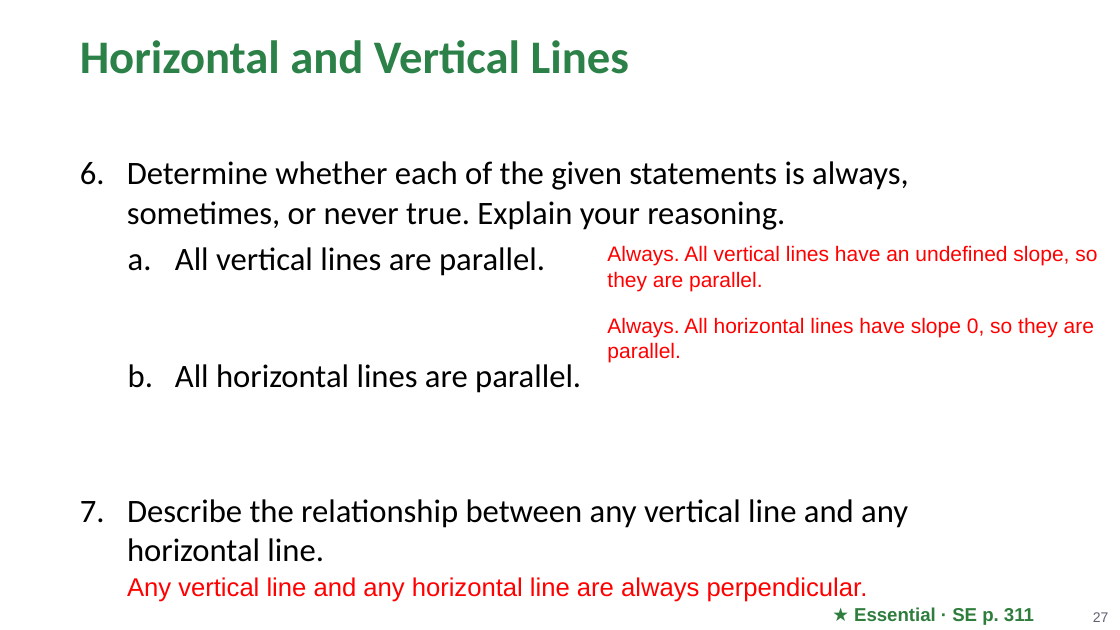
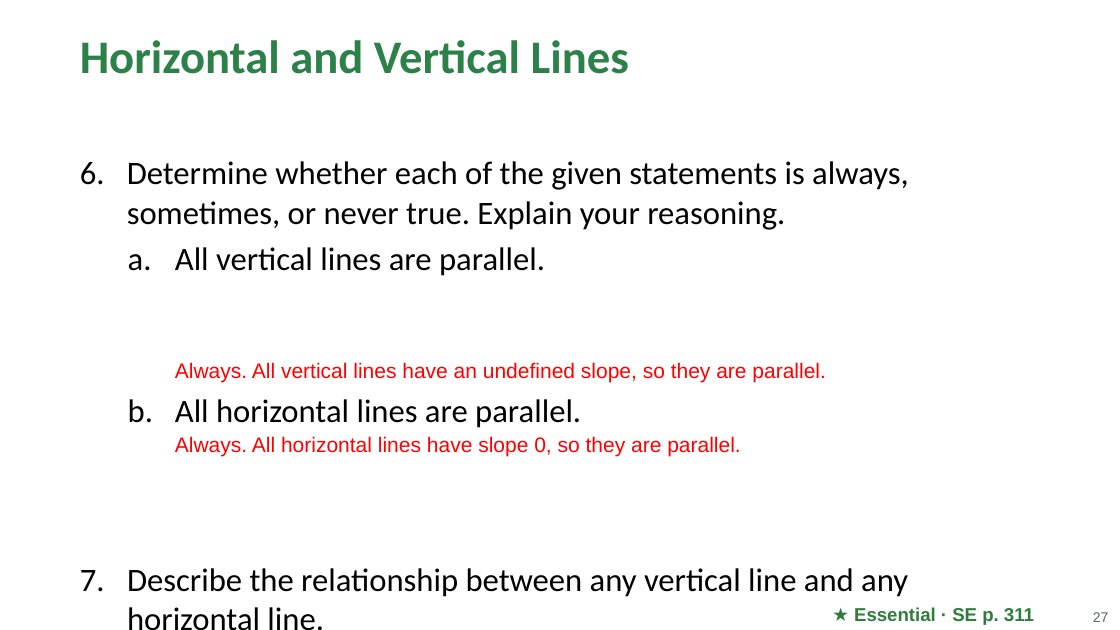
Before and after one commit to Apolloat2022/Algebra1M2U1L4, a slide deck: slide 27 of Module 2 topic 2/BLMathematics_AlgI_M2_T2_L3_LessonSlides_ENG_with_answers.pptx. Drawn at 1120x630 pixels with LibreOffice and Linux fonts; fonts in the diff are those of the drawing; background and template pictures are left out. Boxes give left, top, right and bottom in pixels: in the first picture for what was removed or moved away, otherwise in the second. Text is boxed around its words. In the diff, an @@ line names an element or a change of style, - is before the commit and + after.

```diff
--- a/Module 2 topic 2/BLMathematics_AlgI_M2_T2_L3_LessonSlides_ENG_with_answers.pptx
+++ b/Module 2 topic 2/BLMathematics_AlgI_M2_T2_L3_LessonSlides_ENG_with_answers.pptx
@@ text removed at (607, 245, 1097, 291) @@
-Always. All vertical lines have an undefined slope, so they are parallel.
@@ text removed at (607, 317, 1094, 362) @@
-Always. All horizontal lines have slope 0, so they are parallel.
@@ text at (175, 362, 826, 383): paragraph added @@
+    Always. All vertical lines have an undefined slope, so they are parallel.
@@ text at (175, 436, 740, 456): paragraph added @@
+    Always. All horizontal lines have slope 0, so they are parallel.
```
Also in this commit, not shown: 1 other file.
